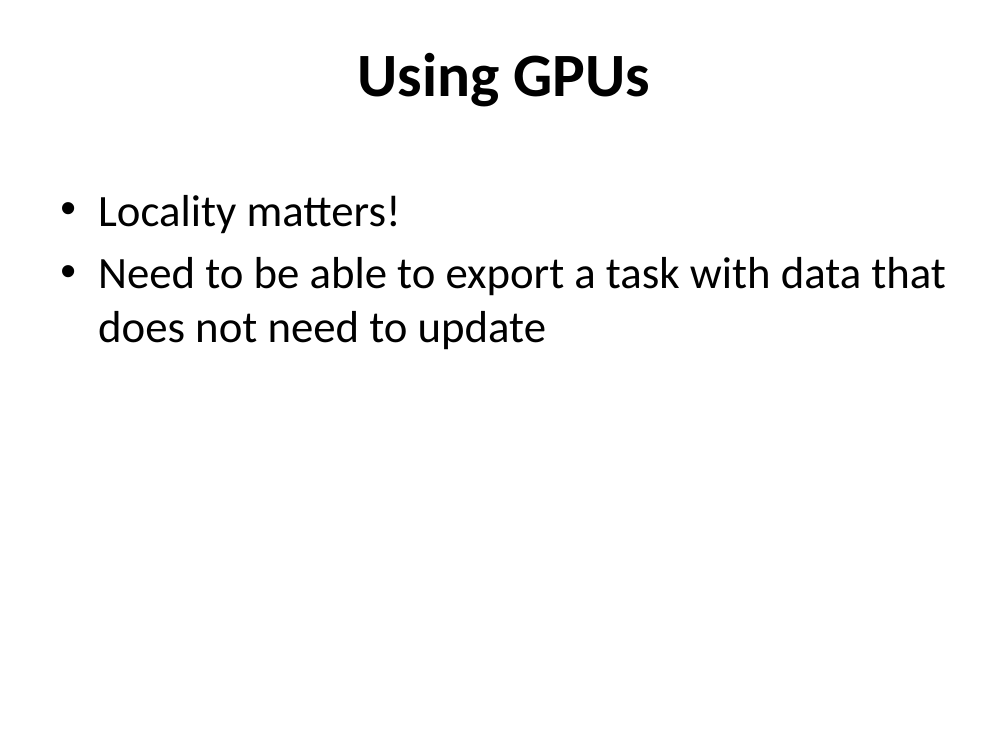
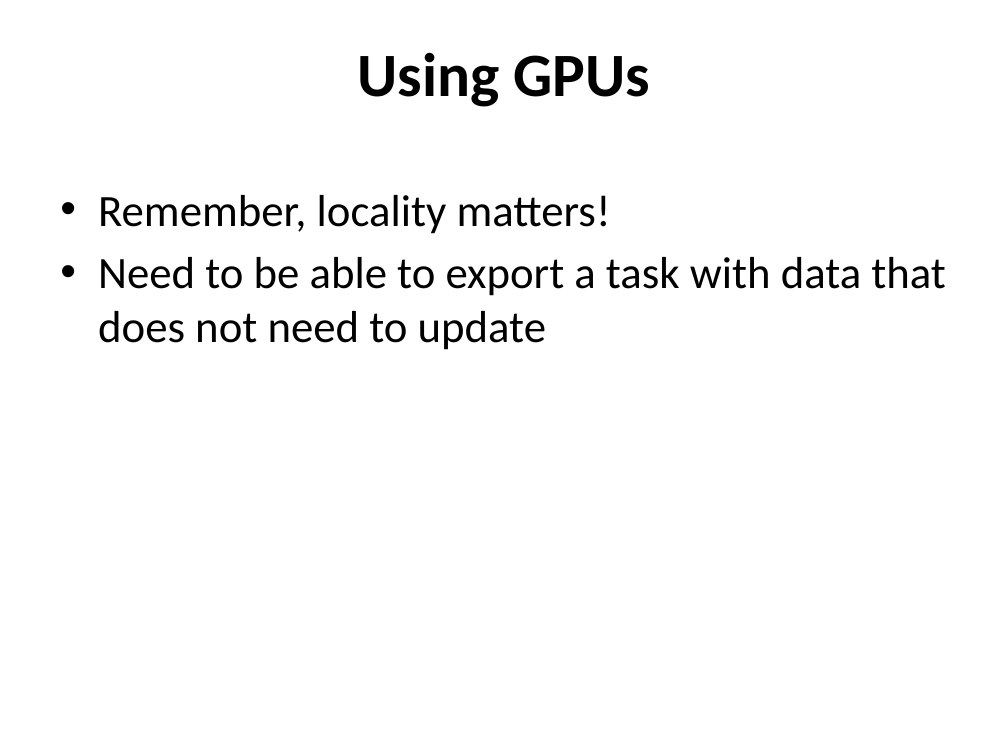
Before and after one commit to jamie-allen/cpu_caches, a slide deck: slide 38 of cpu_caches.pptx (slide 39 before the commit). Drawn at 1008x756 pixels with LibreOffice and Linux fonts; fonts in the diff are those of the drawing; background and template pictures are left out. Boxes give left, top, right and bottom in pixels: in the first picture for what was removed or moved away, otherwise in the second. Text is boxed around its words. In the diff, an @@ line names an element or a change of style, - is before the commit and + after.

```diff
--- a/cpu_caches.pptx
+++ b/cpu_caches.pptx
@@ text at [98,195,611,234]: text changed @@
-• Locality matters!
+• Remember, locality matters!
```
Also in this commit, not shown: 9 other slides changed, 1 slide added, 1 slide removed.
